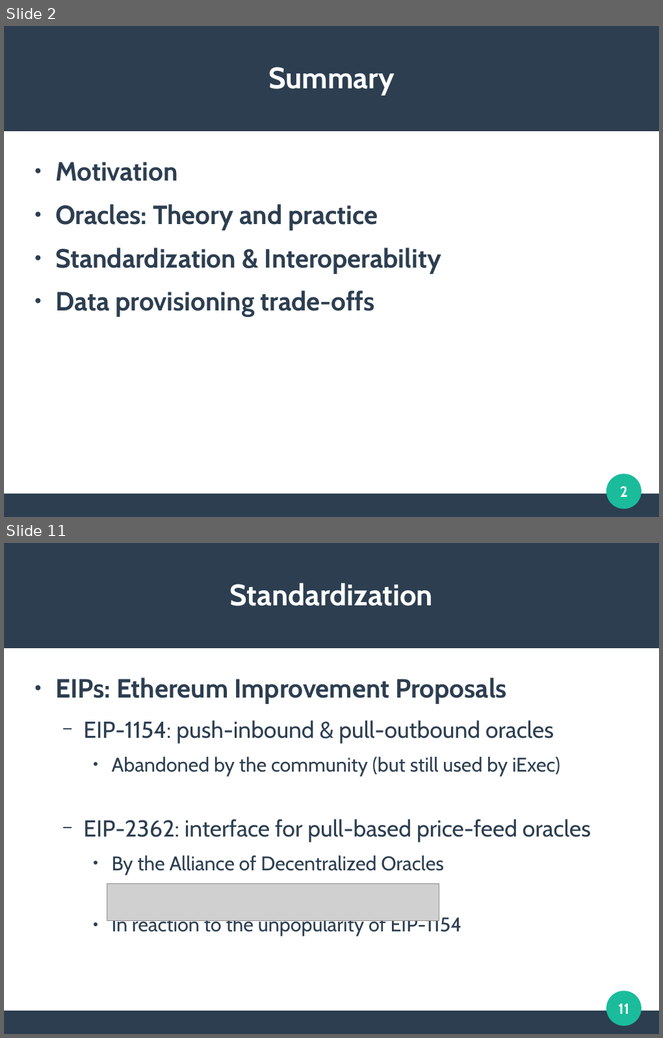
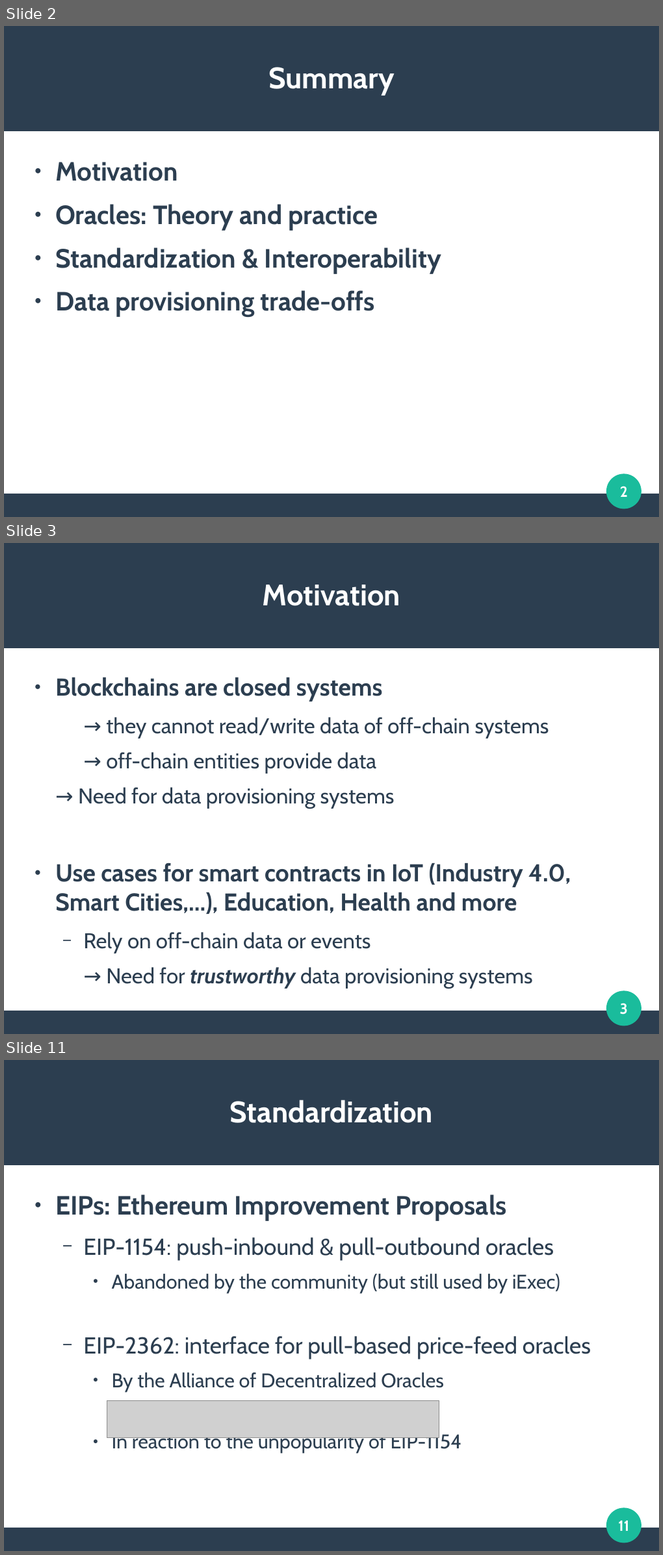
Before and after one commit to mbettinger/OT4-Lecture, a slide deck: Presentation - Oracles.odp. Shown one above the other, each under a label of ours: slides 2 and 11 before the commit, slides 2, 3 and 11 after it; the slides between them are not shown. The pictures are 663x1038 and 663x1555 pixels, drawn with LibreOffice and Linux fonts; fonts in the diff are those of the drawing; grey boxes stand for pictures. Boxes give left, top, right and bottom in pixels: in the first picture for what was removed or moved away, otherwise in the second. Text is boxed around its words. In the diff, an @@ line names an element or a change of style, - is before the commit and + after.

```diff
--- a/Presentation - Oracles.odp
+++ b/Presentation - Oracles.odp
@@ slide 3 added at (4,543,659,1034), background #FFFFFF; not listed: 3 template elements that a slide beside it also shows @@
@@ title added at (263,585,400,606), 36 pt, text #FFFFFF, bold @@
+Motivation
@@ text added at (55,678,571,989), 25.9 pt, text #2C3E50 @@
+● Blockchains are closed systems
+  → they cannot read/write data of off-chain systems
+  → off-chain entities provide data
+→ Need for data provisioning systems
+● Use cases for smart contracts in IoT (Industry 4.0, Smart Cities,...), Education, Health and more
+  − Rely on off-chain data or events
+  → Need for trustworthy data provisioning systems
@@ page number added at (620,1003,628,1015), 18 pt, text #FFFFFF, bold @@
+3
```
Also in this commit, not shown: 7 slides changed, 1 other slide added, 2 slides removed, 4 other files.
